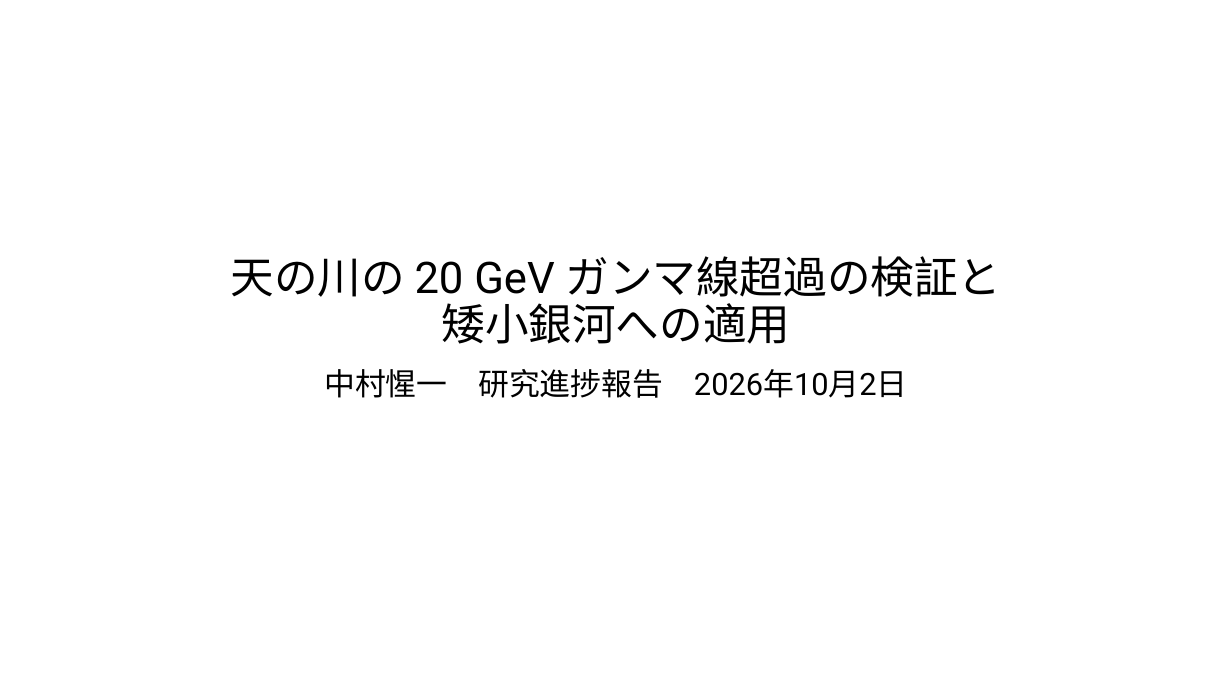
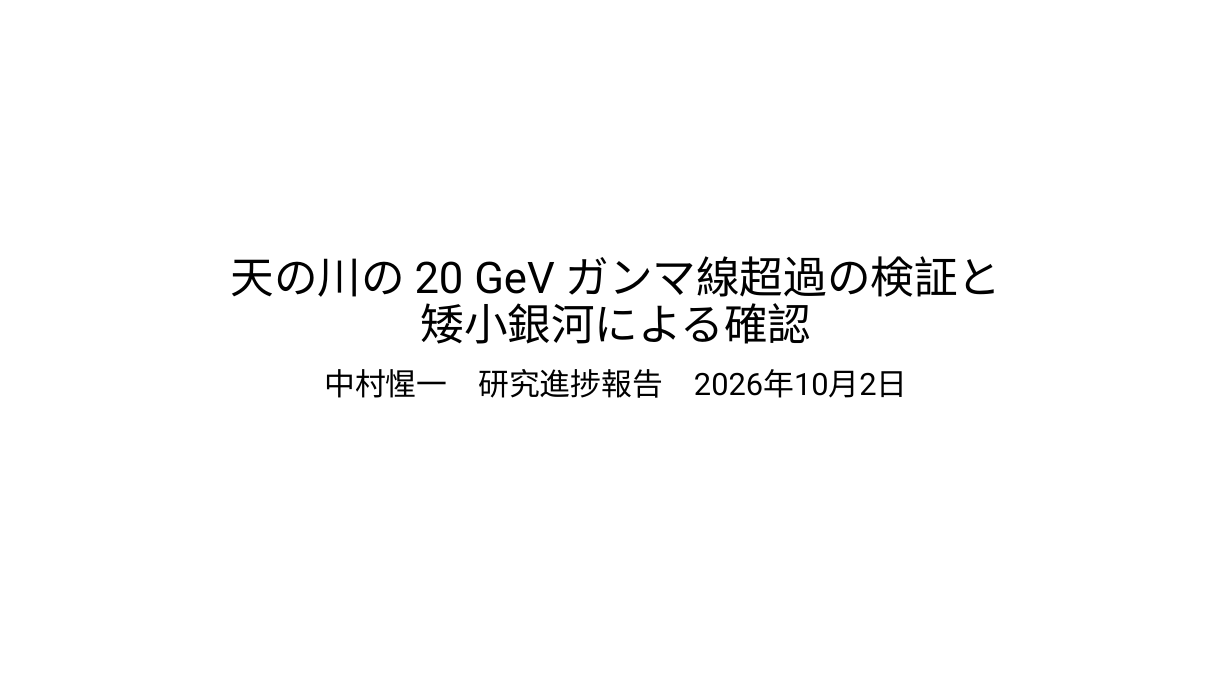
Before and after one commit to Mikann20041029/darkmatter-slides, a slide deck: slide 1 of slides/2026-10-02_研究進捗報告.pptx. Drawn at 1232x693 pixels with LibreOffice and Linux fonts; fonts in the diff are those of the drawing. Boxes give left, top, right and bottom in pixels: in the first picture for what was removed or moved away, otherwise in the second. Text is boxed around its words. In the diff, an @@ line names an element or a change of style, - is before the commit and + after.

```diff
--- a/slides/2026-10-02_研究進捗報告.pptx
+++ b/slides/2026-10-02_研究進捗報告.pptx
@@ title at [421, 296, 812, 344]: text changed @@
-矮小銀河への適用
+矮小銀河による確認
```
Also in this commit, not shown: 10 other slides changed, 5 slides added, 2 slides removed, 6 other files.
